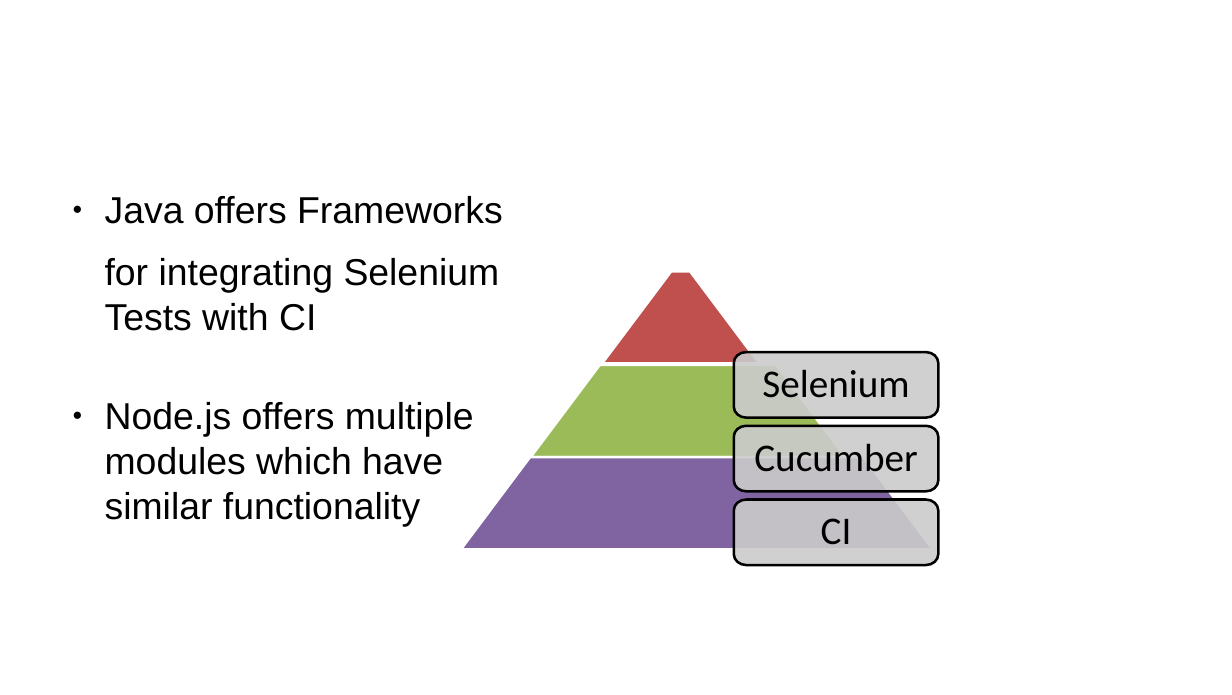
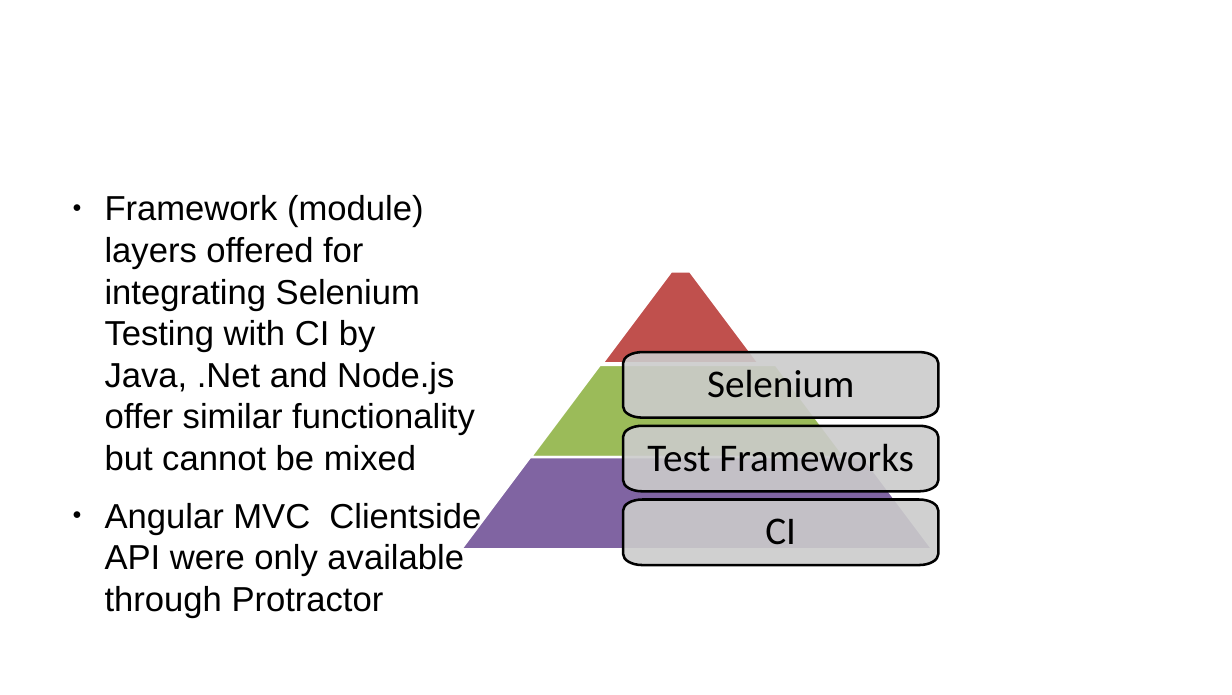
Before and after one commit to sergueik/selenium_java, a slide deck: slide 4 of protractor/protractor.odp (slide 3 before the commit). Drawn at 1232x695 pixels with LibreOffice and Linux fonts; fonts in the diff are those of the drawing; background and template pictures are left out. Boxes give left, top, right and bottom in pixels: in the first picture for what was removed or moved away, otherwise in the second. Text is boxed around its words. In the diff, an @@ line names an element or a change of style, - is before the commit and + after.

```diff
--- a/protractor/protractor.odp
+++ b/protractor/protractor.odp
@@ title "Integration with QA / CI" at (224, 320, 330, 346): bold on @@
@@ text removed at (105, 196, 503, 331) @@
-● Java offers Frameworks
-for integrating Selenium Tests with CI
@@ text added at (105, 195, 481, 618), 27.4 pt, text #000000 @@
+● Framework (module) layers offered for integrating Selenium Testing with CI by Java, .Net and Node.js offer similar functionality but cannot be mixed
+● Angular MVC Clientside API were only available through Protractor
@@ freeform shape "Selenium": place and size @@
-freeform shape "Selenium" at (734, 352, 939, 418)
+freeform shape "Selenium" at (623, 352, 938, 418)
@@ text removed at (105, 402, 474, 526) @@
-● Node.js offers multiple modules which have similar functionality
@@ freeform shape added at (623, 426, 938, 491), fill #CBCBCB at 90% opacity, outline #000000 2.01 pt, 31 pt, text #000000 @@
+Test Frameworks
@@ freeform shape removed at (734, 426, 939, 491) @@
-Cucumber
@@ freeform shape "CI": place and size @@
-freeform shape "CI" at (734, 500, 939, 565)
+freeform shape "CI" at (623, 500, 938, 565)
```
Also in this commit, not shown: 11 other slides changed, 6 slides added, 1 slide removed.
